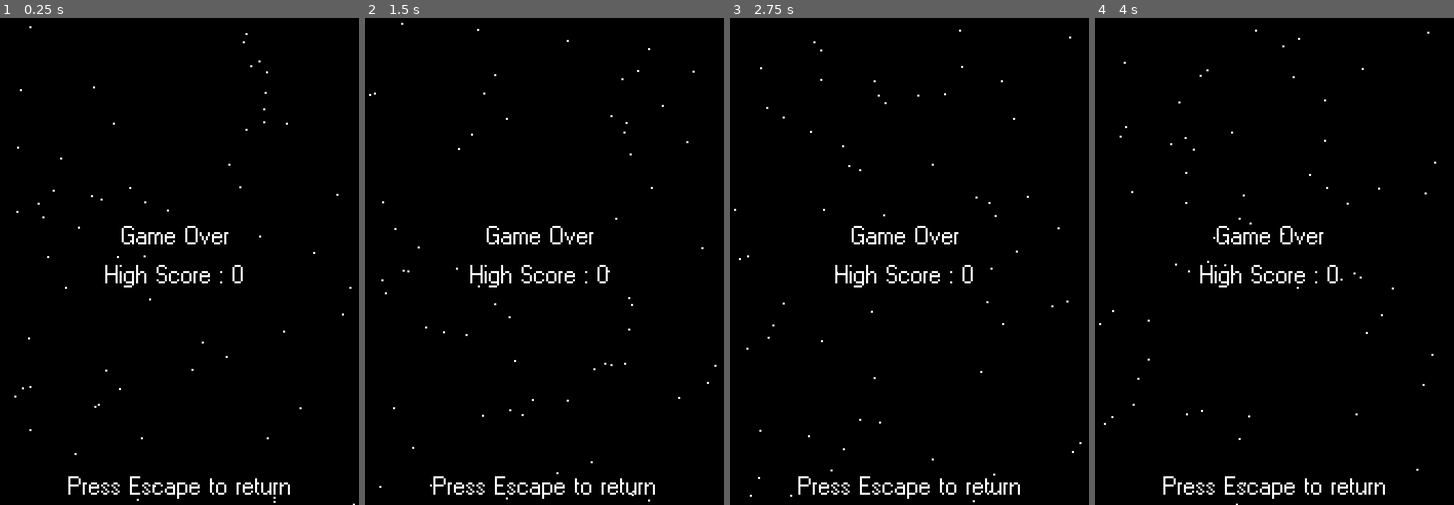
Above: before the commit, frames 1-4 (left to right).
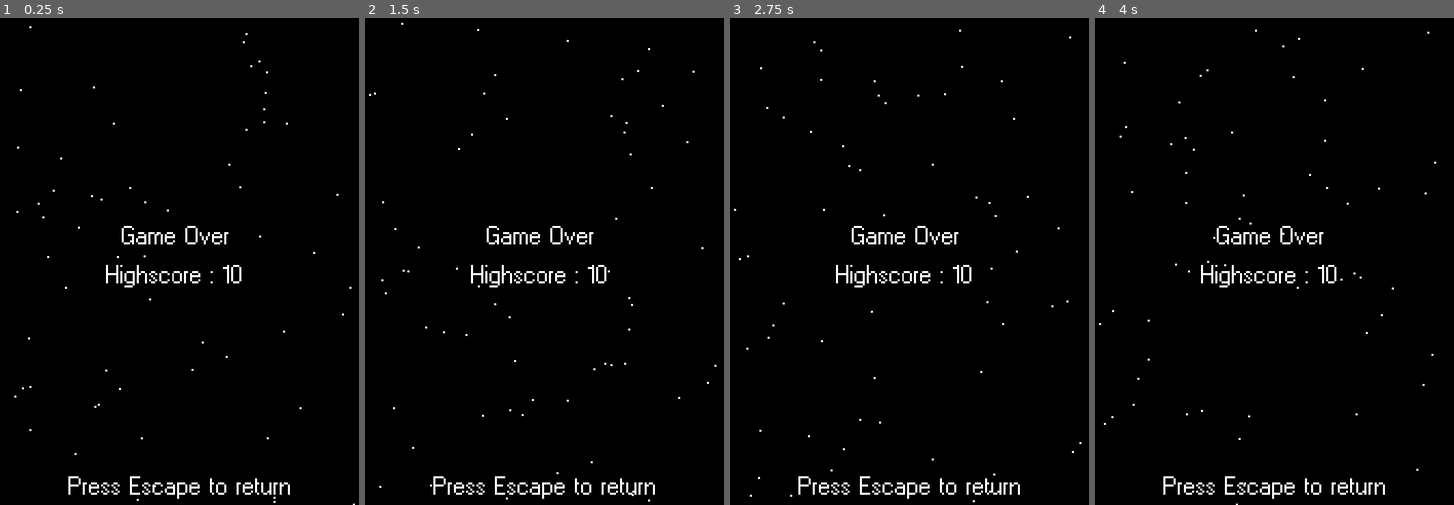
Above: after the commit, the same moments.

Repository: Flex814/FuseSpace
Game: Godot game, scene res://Scenes/GameOverScreen.tscn
Two runs of this game, one before a commit and one after it. Both use one fixed random seed, a clock stepped at 60 frames per second and the inputs below. This scene is started directly instead of the project's main scene.
Inputs:
- Up to frame 1 (0.25 s): no input
- Up to frame 2 (1.5 s): tap Enter (ui_accept) at 0.5, 0.6, 0.77, 1.07, 1.35 s; hold Right (ui_right) 0.53-1.28 s; hold Down (ui_down) from 1.28 s (still down)
- Up to frame 3 (2.75 s): tap Enter (ui_accept) at 1.52, 1.82, 2.1 s; release Down (ui_down) at 2.03 s; hold Right (ui_right) from 2.03 s (still down)
- Up to frame 4 (4 s): release Right (ui_right) at 2.78 s; hold Up (ui_up) 2.78-3.53 s; tap Enter (ui_accept) at 2.85, 3.02, 3.32, 3.6, 3.77 s; hold Left (ui_left) from 3.53 s (still down)

The runs differ from the first frame. In frame 1, 0.4% of the frame differs, in the area x 29-68%, y 50-56%; in frame 2, 0.4%; in frame 3, 0.4%; in frame 4, 0.4%.

Commit message:
dictionaries, save/load data with JSON

Diff:
--- a/Scripts/GameOverScreen.gd
+++ b/Scripts/GameOverScreen.gd
@@ -1,4 +1,13 @@
 extends Control
+
+onready var highscoreLabel = $HighScoreLabel
+
+func _ready():
+	set_highscore_label()
+
+func set_highscore_label():
+	var save_data = SaveAndLoad.load_data_from_file()
+	highscoreLabel.text = "Highscore : " + str(save_data.highscore)
 
 func _process(delta):
 	if Input.is_action_just_pressed("ui_cancel"):
--- /dev/null
+++ b/Scripts/SaveAndLoad.gd
@@ -0,0 +1,26 @@
+extends Node
+
+const SAVE_DATA_PATH = "res://save_data.json"
+var default_save_data = {
+	highscore = 0,
+}
+
+#Open file to write, save as json, close file
+func save_data_to_file(save_data):
+	var json_string = to_json(save_data)
+	var save_file = File.new()
+	save_file.open(SAVE_DATA_PATH, File.WRITE)
+	save_file.store_line(json_string)
+	save_file.close()
+
+#Check if file exists, if not load default score.
+func load_data_from_file():
+	var save_file = File.new()
+	if not save_file.file_exists(SAVE_DATA_PATH):
+		return default_save_data
+
+	#Read file, convert from json to gd
+	save_file.open(SAVE_DATA_PATH, File.READ)
+	var save_data = parse_json(save_file.get_as_text())
+	save_file.close()
+	return save_data
--- a/Scripts/World.gd
+++ b/Scripts/World.gd
@@ -6,8 +6,18 @@
 
 func set_score(value):
 	score = value
+	update_score_label()
+
+func update_score_label():
 	scoreLabel.text = "Score = " + str(score)
 
+func update_save_data():
+	var save_data = SaveAndLoad.load_data_from_file()
+	if score > save_data.highscore:
+		save_data.highscore = score
+		SaveAndLoad.save_data_to_file(save_data)
+
 func _on_Ship_player_death():
+	update_save_data()
 	yield(get_tree().create_timer(1), "timeout")
 	get_tree().change_scene("res://Scenes/GameOverScreen.tscn")
--- a/project.godot
+++ b/project.godot
@@ -13,6 +13,10 @@
 config/name="RetroGradeJam"
 run/main_scene="res://Scenes/StartMenu.tscn"
 config/icon="res://icon.png"
+
+[autoload]
+
+SaveAndLoad="*res://Scripts/SaveAndLoad.gd"
 
 [display]
 
--- /dev/null
+++ b/save_data.json
@@ -0,0 +1 @@
+{"highscore":10}
